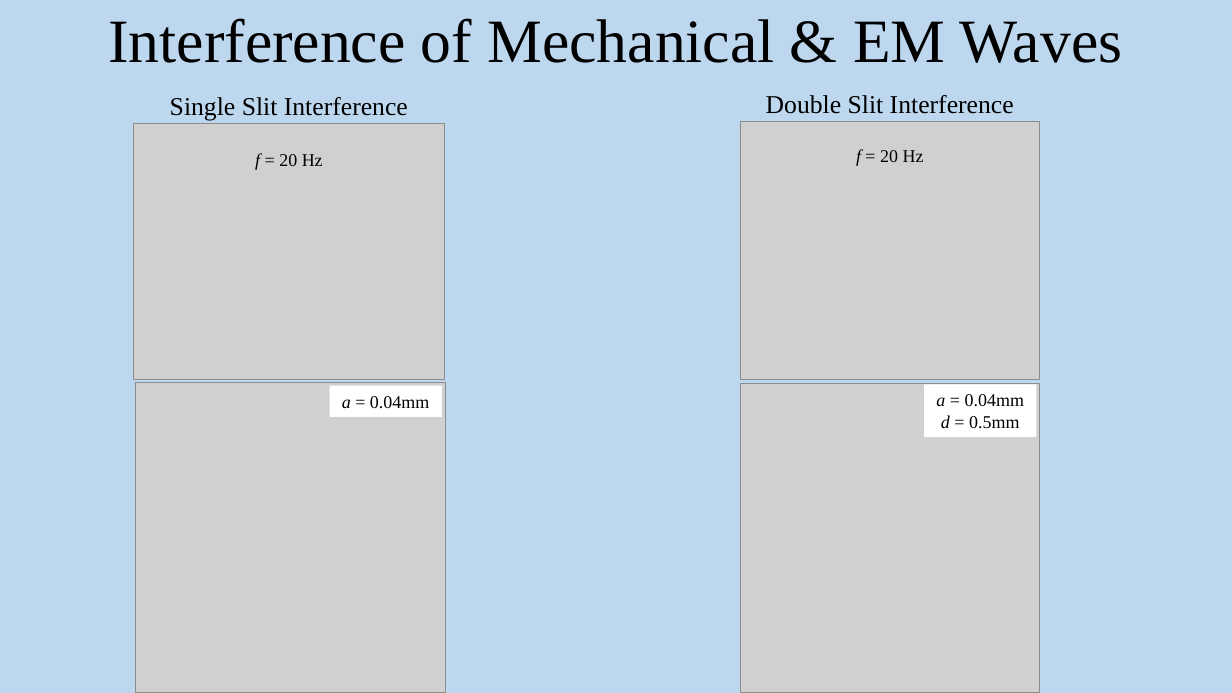
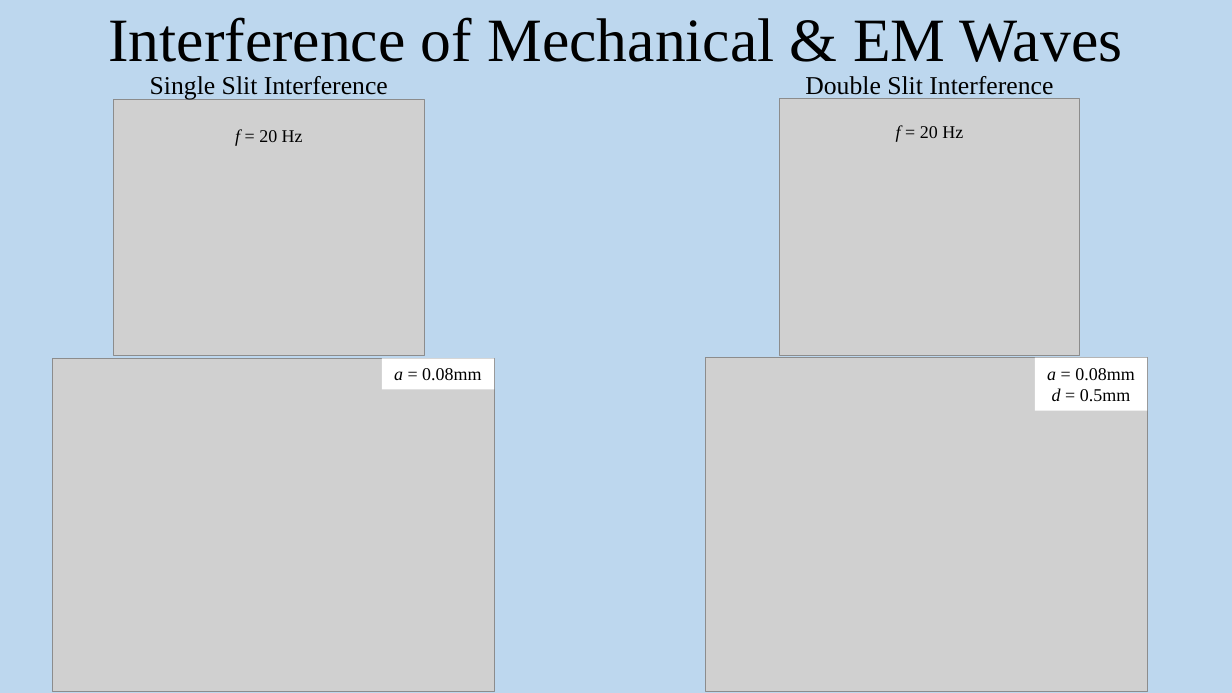
Before and after one commit to drummerevans/Uni_Work, a slide deck: slide 9 of PHY2026/Experiment_4/Final_Report/Wo01_Presentation.pptx. Drawn at 1232x693 pixels with LibreOffice and Linux fonts; fonts in the diff are those of the drawing; grey boxes stand for pictures. Boxes give left, top, right and bottom in pixels: in the first picture for what was removed or moved away, otherwise in the second. Text is boxed around its words. In the diff, an @@ line names an element or a change of style, - is before the commit and + after.

```diff
--- a/PHY2026/Experiment_4/Final_Report/Wo01_Presentation.pptx
+++ b/PHY2026/Experiment_4/Final_Report/Wo01_Presentation.pptx
@@ text "Single Slit Interference": place and size @@
-text "Single Slit Interference" at <box>170,97,408,121</box>
+text "Single Slit Interference" at <box>150,76,388,100</box>
@@ text "Double Slit Interference" rewrapped from <box>766,95,1014,114</box> to <box>805,76,1053,99</box> @@
@@ picture: place and size @@
-picture at <box>134,123,445,379</box>
+picture at <box>114,100,424,356</box>
@@ picture: place and size @@
-picture at <box>740,122,1040,380</box>
+picture at <box>780,98,1080,356</box>
@@ text "f = 20 Hz": place and size @@
-text "f = 20 Hz" at <box>856,149,924,166</box>
+text "f = 20 Hz" at <box>896,125,963,142</box>
@@ text "f = 20 Hz": place and size @@
-text "f = 20 Hz" at <box>255,153,323,170</box>
+text "f = 20 Hz" at <box>235,129,303,146</box>
@@ picture: place and size @@
-picture at <box>136,383,445,693</box>
+picture at <box>53,359,494,692</box>
@@ rectangle "a = 0.08mm": place and size @@
-rectangle "a = 0.08mm" at <box>330,385,443,417</box>
+rectangle "a = 0.08mm" at <box>382,359,494,390</box>
@@ picture: place and size @@
-picture at <box>740,384,1040,693</box>
+picture at <box>706,358,1148,691</box>
@@ rectangle "a = 0.08mm d = ...": place and size @@
-rectangle "a = 0.08mm d = ..." at <box>924,384,1037,437</box>
+rectangle "a = 0.08mm d = ..." at <box>1035,358,1148,410</box>
@@ text in rectangle at <box>394,368,481,381</box>: text changed @@
-a = 0.04mm
+a = 0.08mm
@@ text in rectangle at <box>1047,368,1134,401</box>: text changed @@
-a = 0.04mm d = 0.5mm
+a = 0.08mm d = 0.5mm
```
Also in this commit, not shown: 5 other slides changed, 53 other files.
